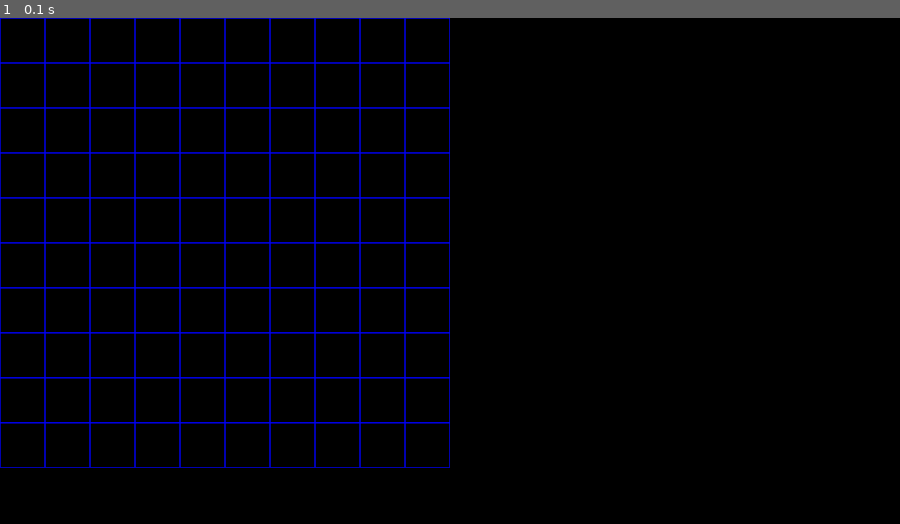
Above: before the commit, frame 1.
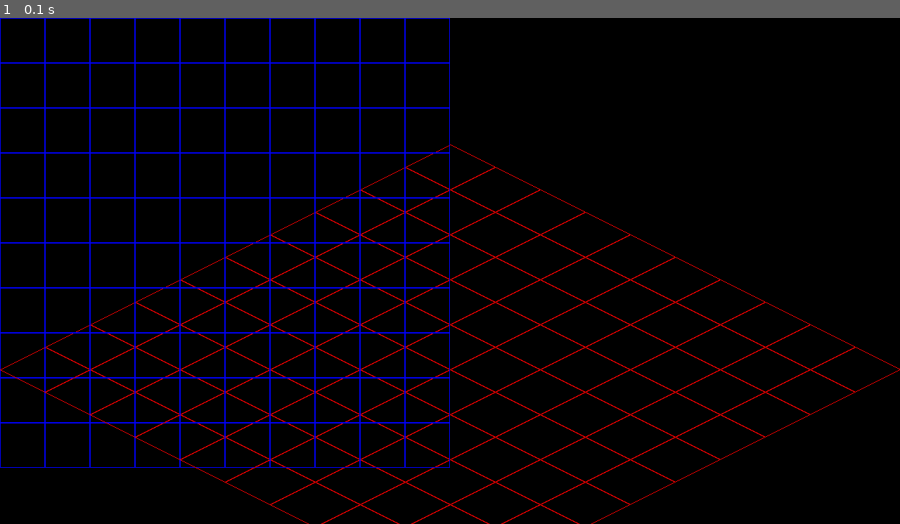
Above: after the commit, the same moment.

Repository: seffa1/pygame_city_builder
Game: pygame game, started from main.py
Same seed, same stepped clock (60 frames per second), same inputs: the game is played once before the commit and once after it.
Inputs:
- Up to frame 1 (0.1 s): no input

The runs differ from the first frame. In frame 1, 3.9% of the frame differs, in the area x 0-100%, y 24-100%.

Commit message:
Working on loading and rendering images

Diff:
--- a/game/game.py
+++ b/game/game.py
@@ -4,8 +4,8 @@
 from .world import World
 from .settings import TILE_SIZE
 
-#KLEFT OFF AT PART 1: 17:22
-#MAke  SURE TO PUSH CHANGES
+# LEFT OFF AT PART 2: 5:07
+# MAKE  SURE TO PUSH CHANGES!!!!!
 
 class Game:
     def __init__(self, screen, clock):
@@ -44,4 +44,11 @@
                 pg.draw.rect(self.screen, (0, 0, 255), rect, 1)
 
 
+
+                # Extracts polygon coords from world and offsets them to the middle of the screen and draws them
+                poly = self.world.world[x][y]['iso_poly']
+                poly = [(x + self.width/2, y + self.height/4) for x, y in poly]
+                pg.draw.polygon(self.screen, (255, 0, 0), poly, 1)
+
+
         pg.display.flip()
--- a/game/world.py
+++ b/game/world.py
@@ -1,4 +1,6 @@
 import pygame as pg
+import pygame.image
+
 from .settings import TILE_SIZE
 
 class World:
@@ -8,6 +10,7 @@
         self.width = width
         self.height = height
         self.world = self.create_world()
+        self.tiles = self.load_images()
 
     def create_world(self):
         """Returns a 2D array of dictionaries representing each of the world's tiles.
@@ -31,9 +34,31 @@
             (grid_x * TILE_SIZE, grid_y * TILE_SIZE + TILE_SIZE)
         ]
 
+        # Create a list of (x, y) coordinates for the isometric polygon from the rect above
+        iso_poly = [self.cart_to_iso(x, y) for x, y in rect]
+
+        minx = min([x for x, y in iso_poly])
+        miny = min([y for x, y in iso_poly])
+
         out = {
             'grid': [grid_x, grid_y],
-            'cart_rect': rect
+            'cart_rect': rect,
+            'iso_poly': iso_poly,
+            'render_pos': [minx, miny]
         }
 
         return out
+
+    def cart_to_iso(self, x, y):
+        iso_x = x - y
+        iso_y = (x + y) / 2
+        return iso_x, iso_y
+
+    def load_images(self):
+        block = pygame.image.load('assets/graphics/block.png').convert_alpha()
+        tree = pygame.image.load('assets/graphics/tree.png').convert_alpha()
+        rock = pygame.image.load('assets/graphics/rock.png').convert_alpha()
+
+        return {'block': block,
+                'tree': tree,
+                'rock': rock}
Binary file added: assets/graphics/block.png
Binary file added: assets/graphics/rock.png
Binary file added: assets/graphics/tree.png
